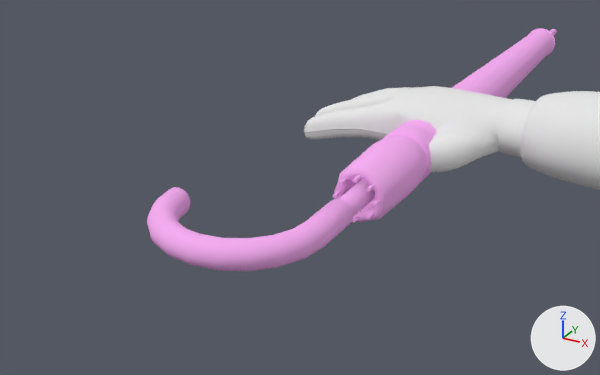
What one commit did to the Blender file weapons/new/FF - Umbrella.blend.
Both versions are drawn from a 50 mm lens placed at (-26.0, -30.3, 10.8), pointed at (-41.6, -2.0, -3.4). Every picture has the same lights, and +X, +Y and +Z are marked at lower right.

Names of what the first picture shows: 'default_arms.002', 'reference_Umbrella ref.001'.
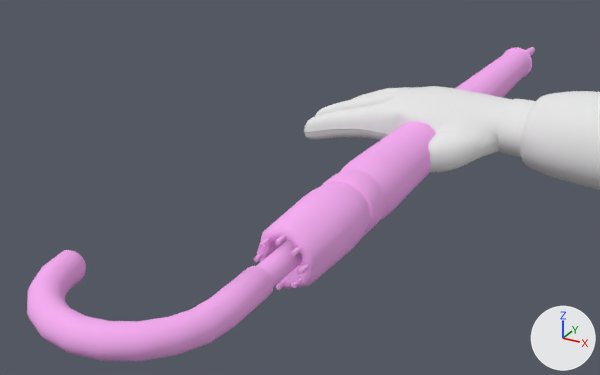
Boxes [x1, y1, x2, y2] around the edits, measured in the pictures (600 x 375 px):
'reference_Umbrella ref.001', mesh moved
    before: [147, 28, 557, 271]
    after: [27, 47, 535, 361]

The change, as a diff of the scene's bpy script:
```diff
--- a/weapons/new/FF - Umbrella.blend.py
+++ b/weapons/new/FF - Umbrella.blend.py
@@ me_reference_umbrella_ref_001 @@
 me_reference_umbrella_ref_001.from_pydata(...)  # 1059 vertices, 1984 faces; spans x -42.1..-35.4, y -13.4..20.3, z -1.9..0.5
 # used by ob_reference_umbrella_ref_001; location = (0.0, 0.0, 0.0)
+# me_reference_umbrella_ref_001 part 1: the whole mesh is moved by (0.0, -5.0, 0.0)
 me_reference_umbrella_ref_001.materials.append(mat_v_umbrella_tga)
```
